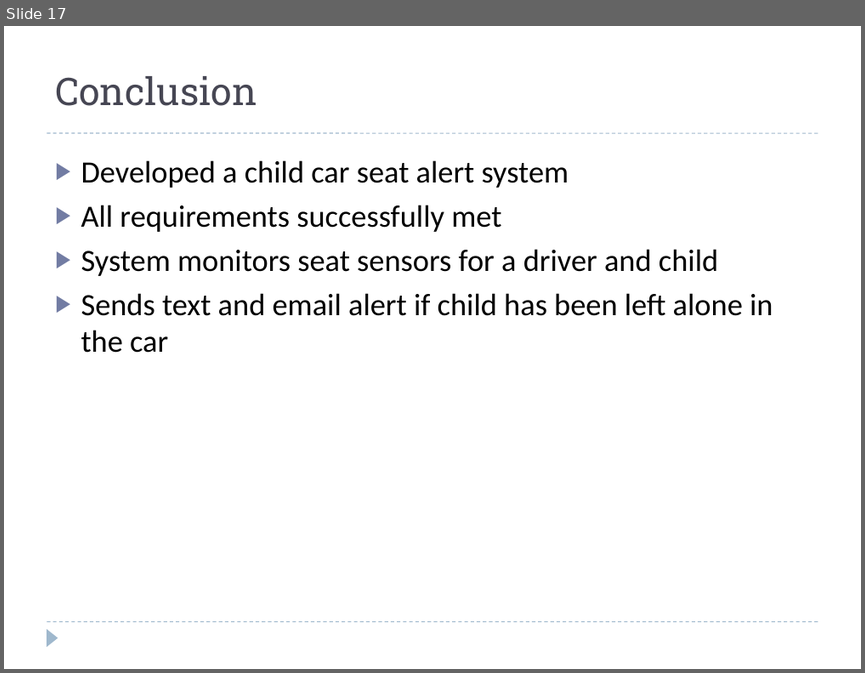
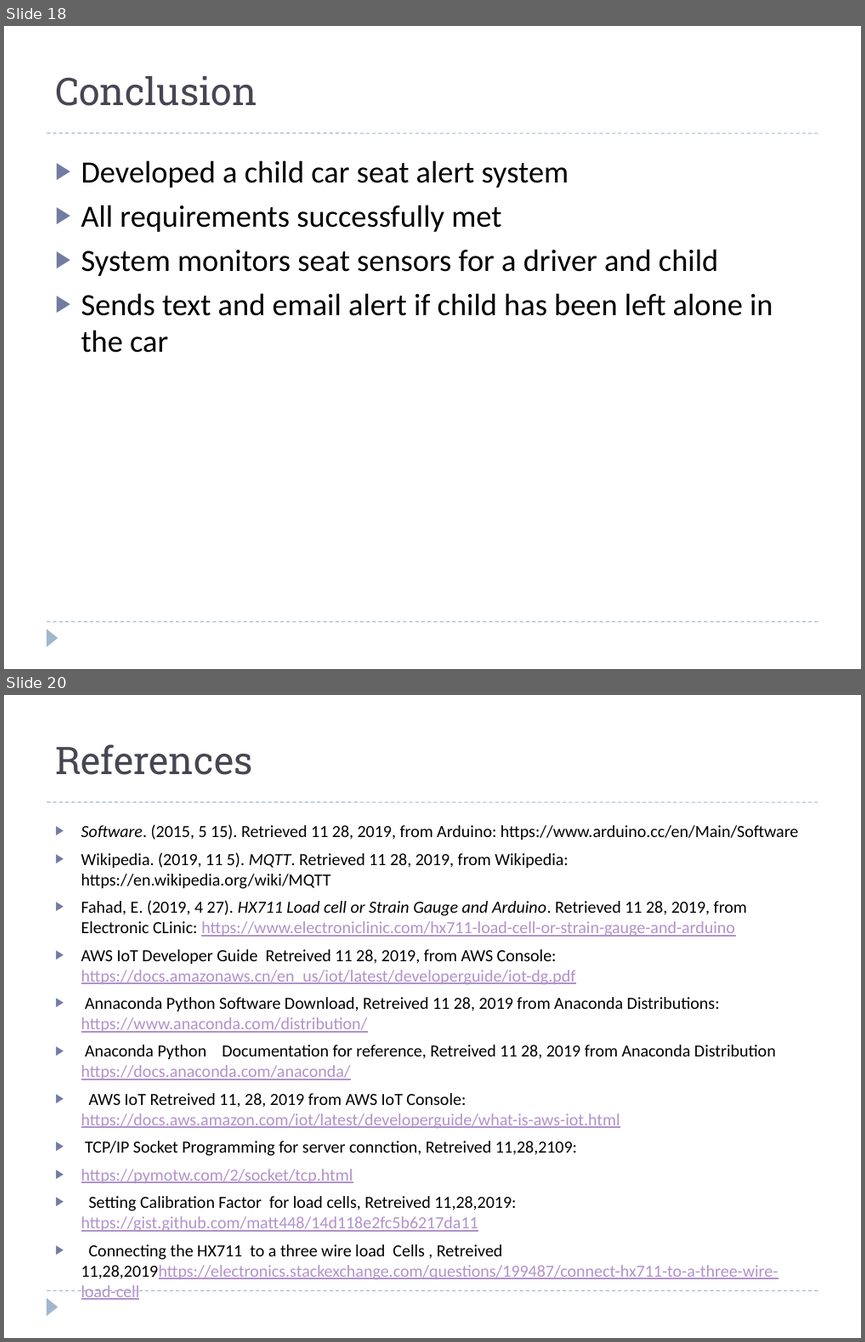
Before and after one commit to prithvi14/ChildAlertSystem, a slide deck: ChildAlertSystem/ProjectDocuments/ECE574_final_project.pptx. Shown one above the other, each under a label of ours: slide 17 before the commit, slides 18 and 20 after it; the slides between them are not shown. The pictures are 865x673 and 865x1342 pixels, drawn with LibreOffice and Linux fonts; fonts in the diff are those of the drawing. Boxes give left, top, right and bottom in pixels: in the first picture for what was removed or moved away, otherwise in the second. Text is boxed around its words. In the diff, an @@ line names an element or a change of style, - is before the commit and + after.

```diff
--- a/ChildAlertSystem/ProjectDocuments/ECE574_final_project.pptx
+++ b/ChildAlertSystem/ProjectDocuments/ECE574_final_project.pptx
@@ slide 20 added at [4, 695, 861, 1338], background #FFFFFF; not listed: 3 template elements that a slide beside it also shows @@
@@ title added at [55, 744, 253, 775], 32 pt, text #464653 @@
+References
@@ text added at [81, 824, 799, 1280], 14.3 pt, text #000000 @@
+▶ Software. (2015, 5 15). Retrieved 11 28, 2019, from Arduino: https://www.arduino.cc/en/Main/Software
+▶ Wikipedia. (2019, 11 5). MQTT. Retrieved 11 28, 2019, from Wikipedia: https://en.wikipedia.org/wiki/MQTT
+▶ Fahad, E. (2019, 4 27). HX711 Load cell or Strain Gauge and Arduino. Retrieved 11 28, 2019, from Electronic CLinic: https://www.electroniclinic.com/hx711-load-cell-or-strain-gauge-and-arduino
+▶ AWS IoT Developer Guide Retreived 11 28, 2019, from AWS Console: https://docs.amazonaws.cn/en_us/iot/latest/developerguide/iot-dg.pdf
+▶ Annaconda Python Software Download, Retreived 11 28, 2019 from Anaconda Distributions: https://www.anaconda.com/distribution/
+▶ Anaconda Python Documentation for reference, Retreived 11 28, 2019 from Anaconda Distribution https://docs.anaconda.com/anaconda/
+▶ AWS IoT Retreived 11, 28, 2019 from AWS IoT Console: https://docs.aws.amazon.com/iot/latest/developerguide/what-is-aws-iot.html
+▶ TCP/IP Socket Programming for server connction, Retreived 11,28,2109:
+▶ https://pymotw.com/2/socket/tcp.html
+▶ Setting Calibration Factor for load cells, Retreived 11,28,2019: https://gist.github.com/matt448/14d118e2fc5b6217da11
+▶ Connecting the HX711 to a three wire load Cells , Retreived 11,28,2019https://electronics.stackexchange.com/questions/199487/connect-hx711-to-a-three-wire-load-cell
@@ what was slide 17 is now slide 18 @@
```
Also in this commit, not shown: 2 other slides added, 1 other file.
